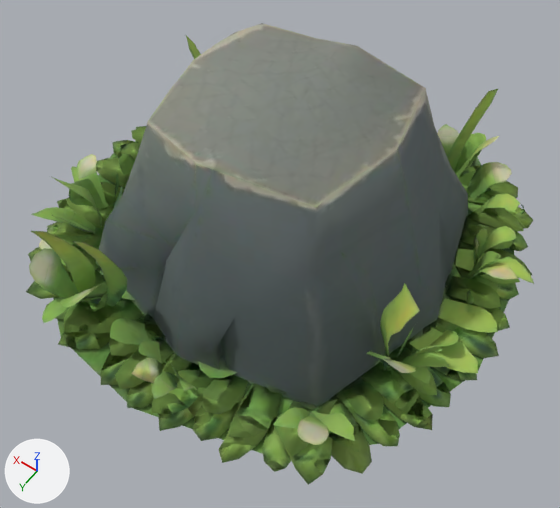
The glTF model island-editor/public/models/rock.glb, before and after one commit.
Rendered twice from a 50 mm camera at (-0.362, 0.52, 0.782) aimed at (-0.036, 0.063, 0.064). Every picture has the same lights, and +X, +Y and +Z are marked at lower left. The picture after the commit comes second. Where no turn or scale is listed for an object, it has been applied to the vertices. Vertices at exactly the same position are counted once.

The first picture shows 'stone'.
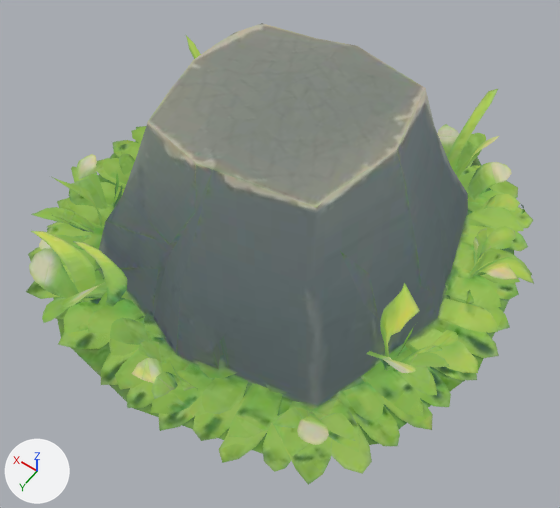
The change, as a list of edits to the scene's bpy script:
```text
Change mat_rock_surface:
    remove # nodes: BsdfPrincipled, OutputMaterial, TexImage
    nodes: BsdfTransparent, Emission, LightPath, MixShader, OutputMaterial, TexImage
Change me_mesh_0_001:
    where me_mesh_0_001.from_pydata(...)  # 2212 vertices, 2709 faces; spans x -0.301..0.301, y -0.299..0.299, z -0.12..0.12
    used by ob_stone; location = (0.0, 0.0, 0.12)
    me_mesh_0_001 part 1: all faces are now shaded flat (2613 of 2709 changed)
```

Changed parts and their boxes [x1, y1, x2, y2] in the pictures (560 x 508 px):
'stone', recoloured, shading changed (lighter): [26, 23, 533, 485] in both
